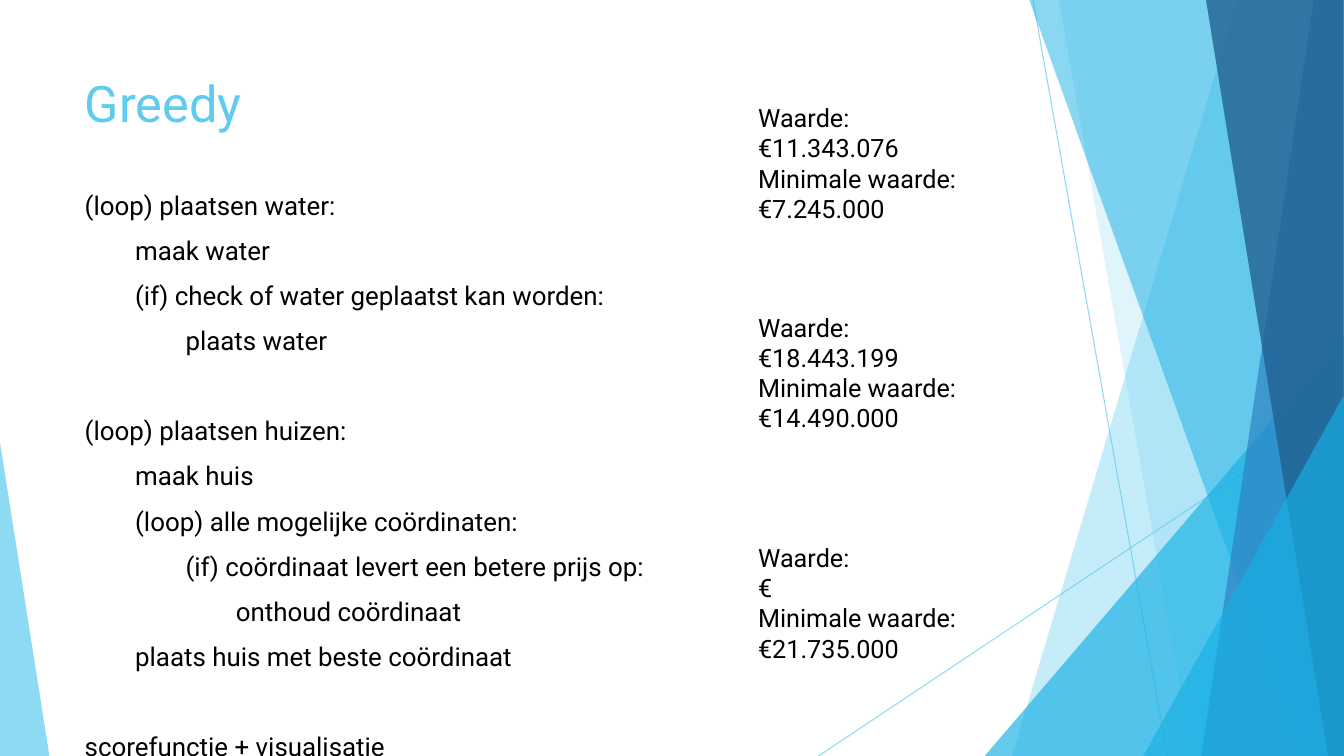
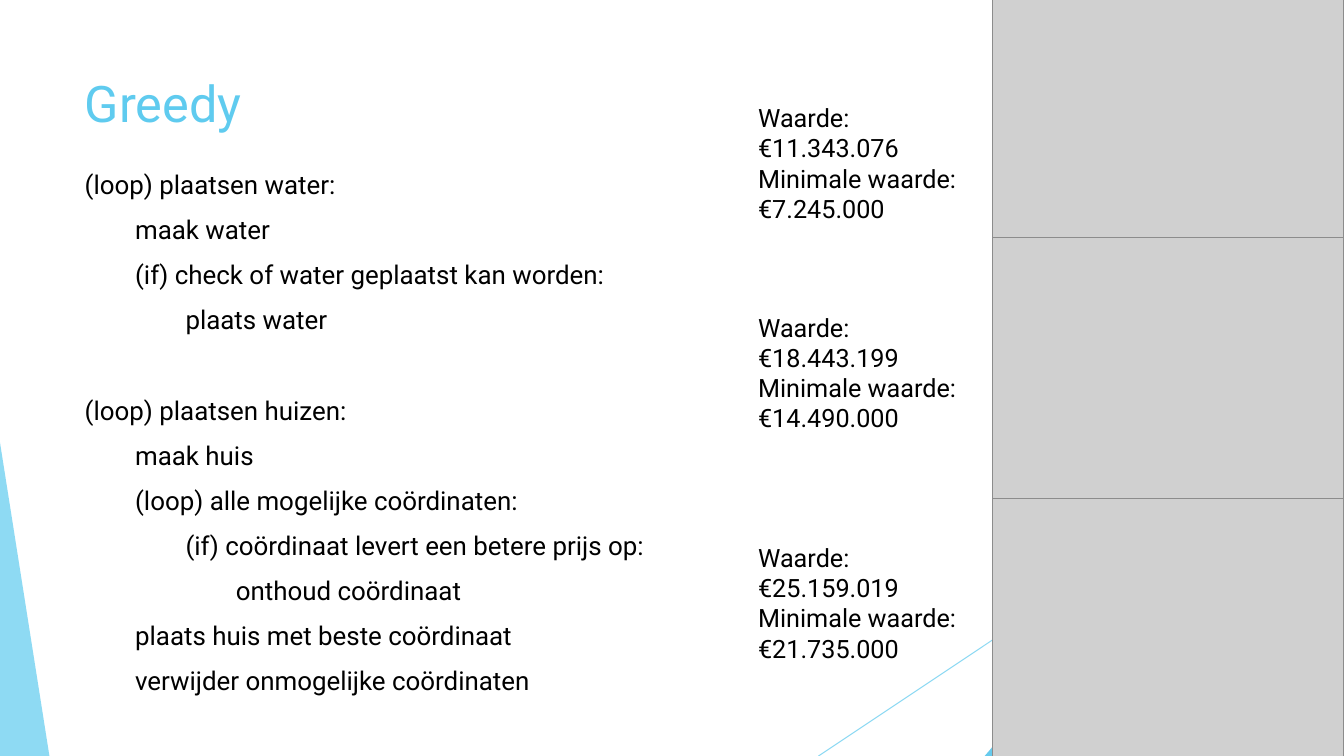
Before and after one commit to roosgreven/Heuristieken, a slide deck: slide 6 of files/presentatie heuristieken.pptx. Drawn at 1344x756 pixels with LibreOffice and Linux fonts; fonts in the diff are those of the drawing; grey boxes stand for pictures. Boxes give left, top, right and bottom in pixels: in the first picture for what was removed or moved away, otherwise in the second. Text is boxed around its words. In the diff, an @@ line names an element or a change of style, - is before the commit and + after.

```diff
--- a/files/presentatie heuristieken.pptx
+++ b/files/presentatie heuristieken.pptx
@@ picture added at (993, 0, 1344, 266) @@
@@ text "(loop) plaatsen water:": place and size @@
-text "(loop) plaatsen water:" at (85, 194, 644, 672)
+text "(loop) plaatsen water:" at (85, 173, 644, 696)
@@ picture added at (993, 238, 1344, 499) @@
@@ picture added at (993, 499, 1344, 756) @@
@@ text at (758, 579, 899, 598): text changed @@
-€
+€25.159.019
@@ text at (135, 670, 529, 696): paragraph added @@
+verwijder onmogelijke coördinaten
```
Also in this commit, not shown: 2 other slides changed, 13 other files.
